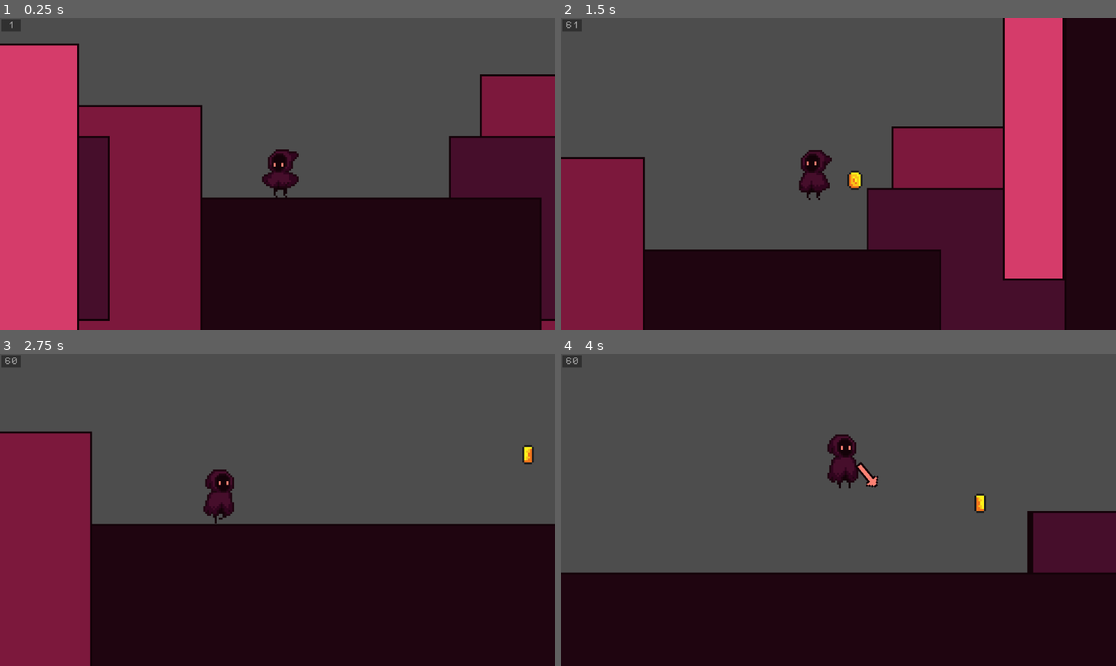
Above: before the commit, frames 1-4 (two rows, left to right).
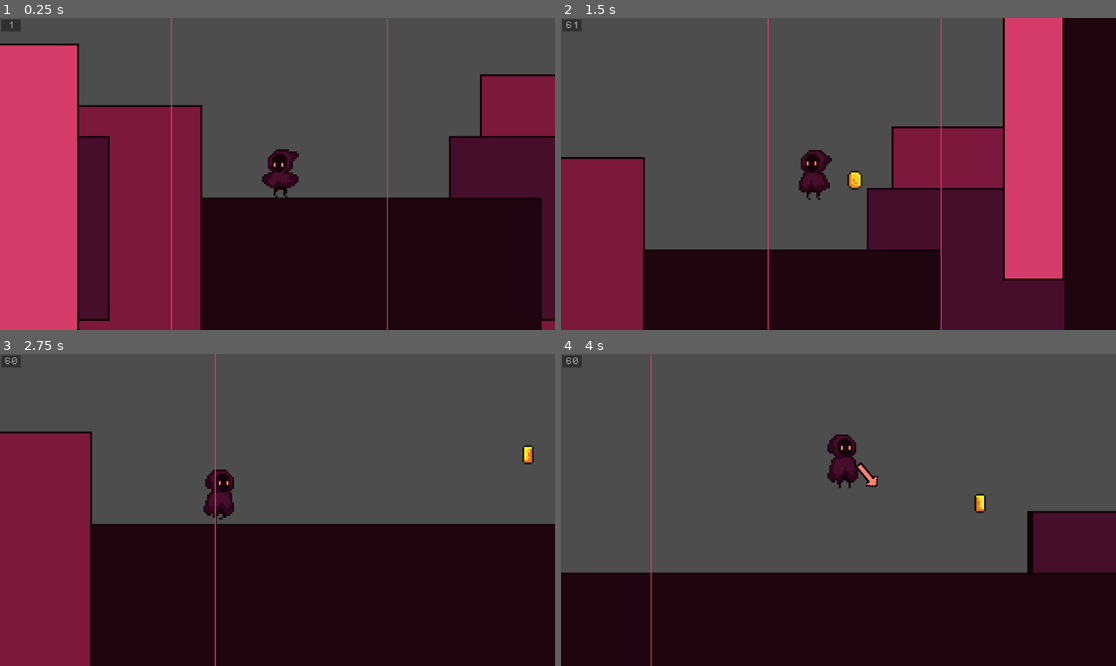
Above: after the commit, the same moments.

Repository: SuperDuperOrganisationsname/gmtk2024
Game: Godot game, scene res://scenes/game.tscn
Same seed, same stepped clock (60 frames per second), same inputs: the game is played once before the commit and once after it.
Inputs:
- Up to frame 1 (0.25 s): no input
- Up to frame 2 (1.5 s): hold D (move_right) 0.53-1.28 s; tap J (attack) at 0.6 s; tap Space (jump) at 0.77 s; hold A (move_left) from 1.28 s (still down); tap H (shrink) at 1.35 s
- Up to frame 3 (2.75 s): tap Space (jump) at 1.52 s; release A (move_left) at 2.03 s; hold D (move_right) from 2.03 s (still down); hold L (strech) from 2.03 s (still down)
- Up to frame 4 (4 s): release L (strech) at 2.78 s; tap / (swap_scale_mode) at 2.85 s; tap Space (jump) at 3.02, 3.77 s; release D (move_right) at 3.53 s; hold A (move_left) from 3.53 s (still down); hold K (throw) from 3.53 s (still down)

The runs differ from the first frame. In frame 1, 0.5% of the frame differs, in the area x 30-70%, y 0-100%; in frame 2, 0.5%; in frame 3, 0.3%; in frame 4, 0.3%.

Commit message:
small interval indicators

Diff:
--- a/scenes/scaling_tilemap.tscn
+++ b/scenes/scaling_tilemap.tscn
@@ -10,3 +10,13 @@
 [node name="RightTileMap" type="TileMapLayer" parent="."]
 
 [node name="MiddleTileMap" type="TileMapLayer" parent="."]
+
+[node name="LeftLine" type="Line2D" parent="."]
+z_index = 6
+width = 0.5
+default_color = Color(0.835294, 0.235294, 0.415686, 1)
+
+[node name="RightLine" type="Line2D" parent="."]
+z_index = 6
+width = 0.5
+default_color = Color(0.835294, 0.235294, 0.415686, 1)
--- a/scripts/scaling_tilemap.gd
+++ b/scripts/scaling_tilemap.gd
@@ -132,6 +132,12 @@
 	last_state.offsets = Vector3(0, 0, 0)
 	last_state.scale = scaling.scale
 
+	# Instantiate Interval-Indicators
+	$LeftLine.add_point(Vector2(100, -10000))
+	$LeftLine.add_point(Vector2(100, 10000))
+	$RightLine.add_point(Vector2(100, -10000))
+	$RightLine.add_point(Vector2(100, 10000))
+
 # Input-Handling
 func _input(_event):
 	# Increase/Decrease scaling
@@ -166,6 +172,7 @@
 	# Redraw map
 	reset_tilemaps()
 	draw_tilemaps()
+	update_indicators()
 
 	# Update player position
 	force_player_pos_update()
@@ -186,6 +193,8 @@
 		var player_pos_int = player.position as Vector2i
 		scale_center.position.x = (player_pos_int.x / TILE_SIZE) as int * TILE_SIZE + TILE_SIZE * 0.5
 		scale_center.position.y = player_pos_int.y
+		if player.position.x < 0:
+			scale_center.position.x -= 2 * TILE_SIZE
 	else:
 		scale_center.visible = true
 	var pos = scale_center.position.x / 16 as int
@@ -271,6 +280,18 @@
 			middle_tilemap.set_cell(coord, source, atlas)
 
 
+func update_indicators():
+	var int_beg = scaling.pos - scaling.size
+	var int_end = scaling.pos + scaling.size + 1
+
+	var left_pos = left_tilemap.position.x + TILE_SIZE * int_beg
+	var right_pos = right_tilemap.position.x + TILE_SIZE * int_end
+
+	$LeftLine.set_point_position(0, Vector2(left_pos, -10000))
+	$LeftLine.set_point_position(1, Vector2(left_pos, 10000))
+	$RightLine.set_point_position(0, Vector2(right_pos, -10000))
+	$RightLine.set_point_position(1, Vector2(right_pos, 10000))
+
 
 # ---------- Update Player ---------- #
 
